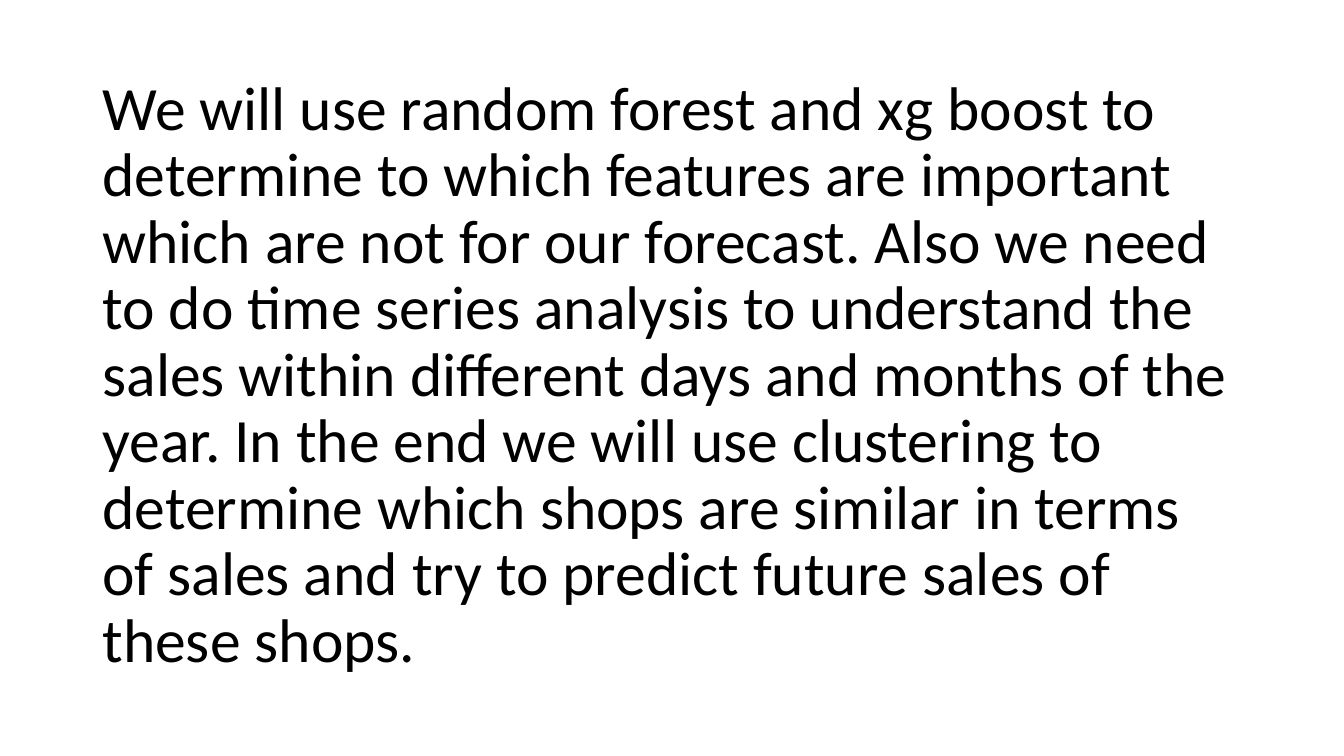
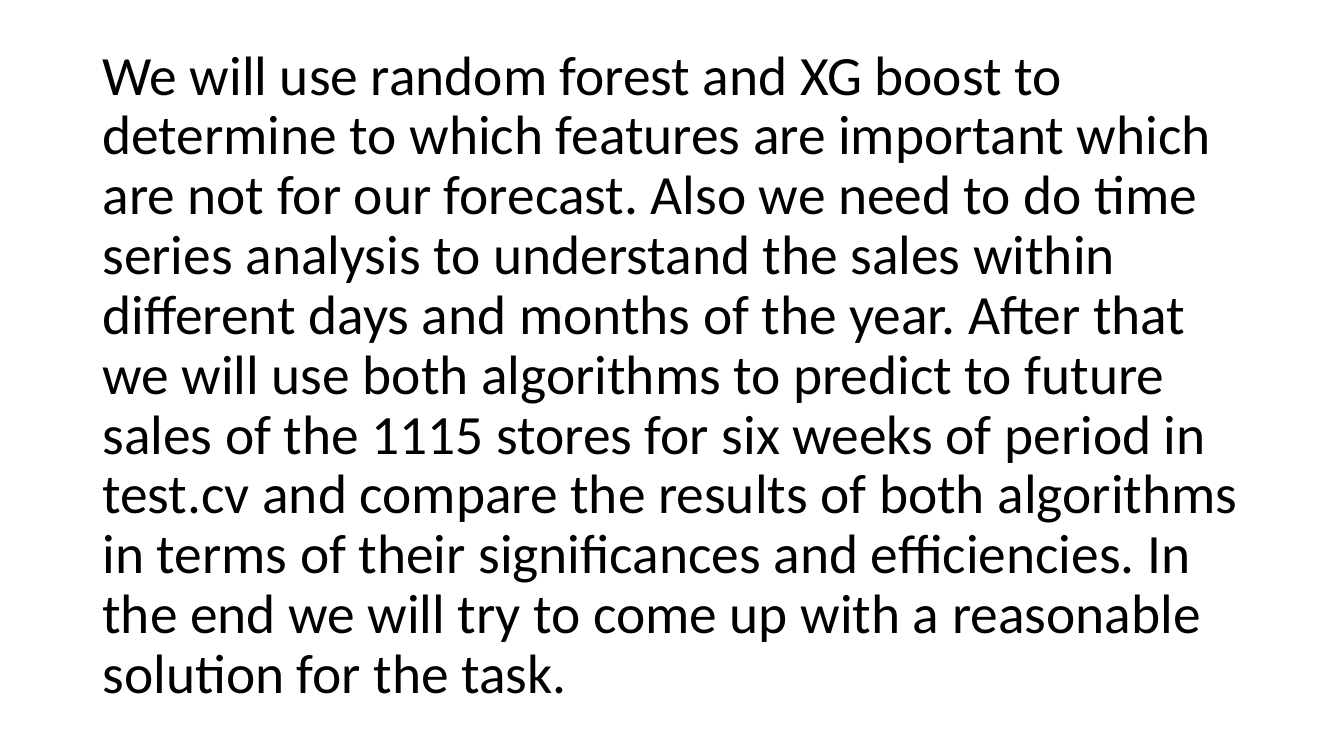
Before and after one commit to ogegulec/EC-48W-Summer-2019, a slide deck: slide 10 of FinalProjects/Group The Five Horsemen/dataexpreport.pptx (slide 9 before the commit). Drawn at 1344x756 pixels with LibreOffice and Linux fonts; fonts in the diff are those of the drawing. Boxes give left, top, right and bottom in pixels: in the first picture for what was removed or moved away, otherwise in the second. Text is boxed around its words. In the diff, an @@ line names an element or a change of style, - is before the commit and + after.

```diff
--- a/FinalProjects/Group The Five Horsemen/dataexpreport.pptx
+++ b/FinalProjects/Group The Five Horsemen/dataexpreport.pptx
@@ title at (102, 56, 1238, 694): text changed; size 44 to 39.6 pt @@
-We will use random forest and xg boost to
-determine to which features are important which are not for our forecast. Also we need to do time series analysis to understand the sales within different days and months of the year. In the end we will use clustering to determine which shops are similar in terms of sales and try to predict future sales of these shops.
+We will use random forest and XG boost to
+determine to which features are important which are not for our forecast. Also we need to do time series analysis to understand the sales within different days and months of the year. After that we will use both algorithms to predict to future sales of the 1115 stores for six weeks of period in test.cv and compare the results of both algorithms in terms of their significances and efficiencies. In the end we will try to come up with a reasonable solution for the task.
```
Also in this commit, not shown: 5 other slides changed, 1 slide added.
